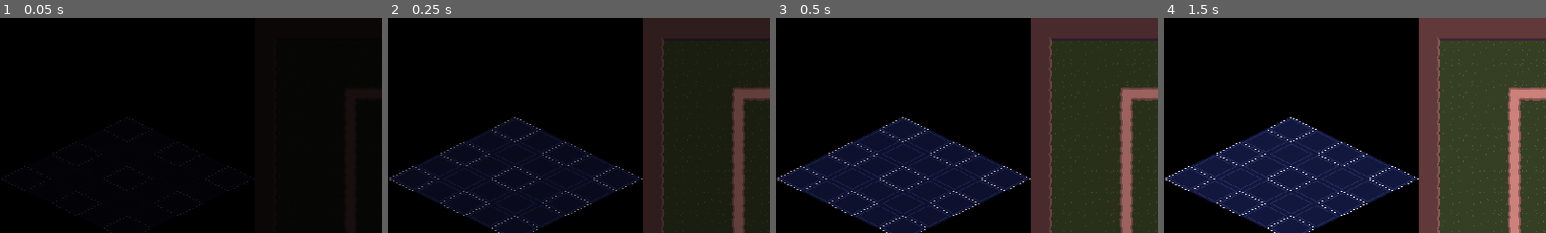
Above: before the commit, frames 1-4 (left to right).
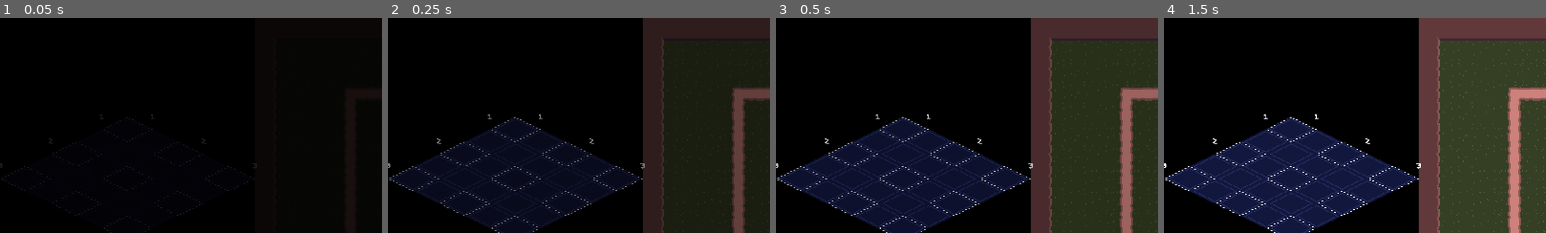
Above: after the commit, the same moments.

Repository: ClemiDouce/halloween-game-jam-2026
Game: Godot game, scene res://scenes/world.tscn
Same seed, same stepped clock (60 frames per second), same inputs: the game is played once before the commit and once after it.
Inputs (mouse positions are % of the whole screen's width and height, from its top left):
- Up to frame 1 (0.05 s): no input
- Up to frame 2 (0.25 s): no input
- Up to frame 3 (0.5 s): no input
- Up to frame 4 (1.5 s): tap Enter at 0.5 s; hold Up (ui_up) 0.53-1.25 s; tap D (destroy_building) at 0.6 s; click (13, 83) at 1.25 s
The pictures show only the part of the screen within x 0-50%, y 0-50%; the shares and areas given below are measured in that part.

The runs differ from the first frame. In frame 1, less than 0.1% of the frame differs, in the area x 0-67%, y 44-70%; in frame 2, 0.1%; in frame 3, 0.1%; in frame 4, 0.1%, in the area x 0-68%, y 44-71%.

Commit message:
something

Diff:
--- a/scripts/ai_controller.gd
+++ b/scripts/ai_controller.gd
@@ -3,6 +3,7 @@
 @export var controlling_base: BaseManager
 @export var wave: Wave
 @export var base_entity: BaseEntity
+@export var team: CombatData.Team = CombatData.Team.HOSTILE
 
 var decision_delay : float = 2.5
 var decision_timer := 0.
@@ -10,7 +11,7 @@
 var started := false
 
 func _ready() -> void:
-	controlling_base.team = CombatData.Team.HOSTILE
+	controlling_base.team = team
 	base_entity.destroyed.connect(func(_base): started = false)
 	started = true
 
--- a/scripts/base_building/base_visualizer.gd
+++ b/scripts/base_building/base_visualizer.gd
@@ -149,13 +149,15 @@
 		var x_sprite := Sprite2D.new()
 		x_sprite.name = "XLabel%d" % i
 		x_sprite.texture = axis_label_textures[i]
-		x_sprite.position = (_get_world_from_grid(i, -1))
+		x_sprite.position = (_get_building_slot_pos(i, -0.5))
+		x_sprite.z_index = 30
 		slot_holder.add_child(x_sprite)
 		_x_axis_sprites.append(x_sprite)
 
 		var y_sprite := Sprite2D.new()
 		y_sprite.name = "YLabel%d" % i
 		y_sprite.texture = axis_label_textures[i]
-		y_sprite.position = (_get_world_from_grid(-1, i))
+		y_sprite.position = (_get_building_slot_pos(-0.5, i))
+		y_sprite.z_index = 30
 		slot_holder.add_child(y_sprite)
 		_y_axis_sprites.append(y_sprite)
